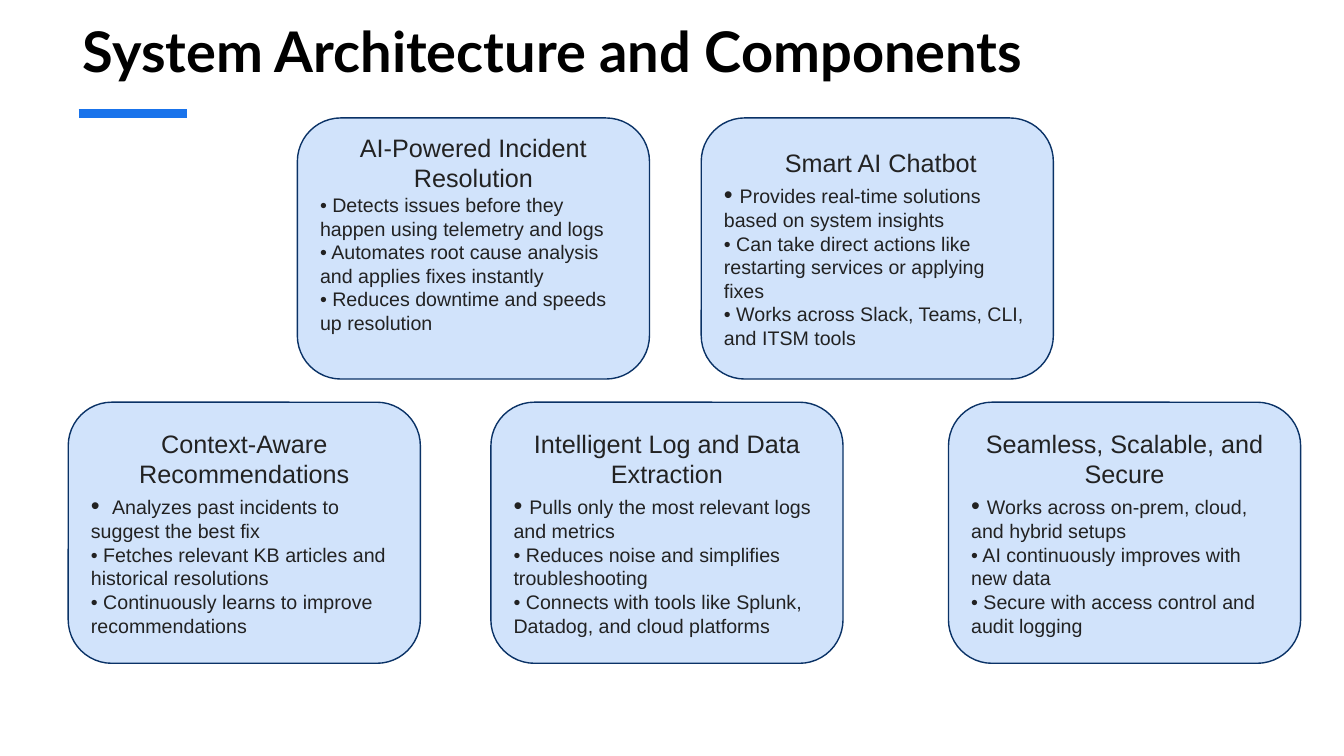
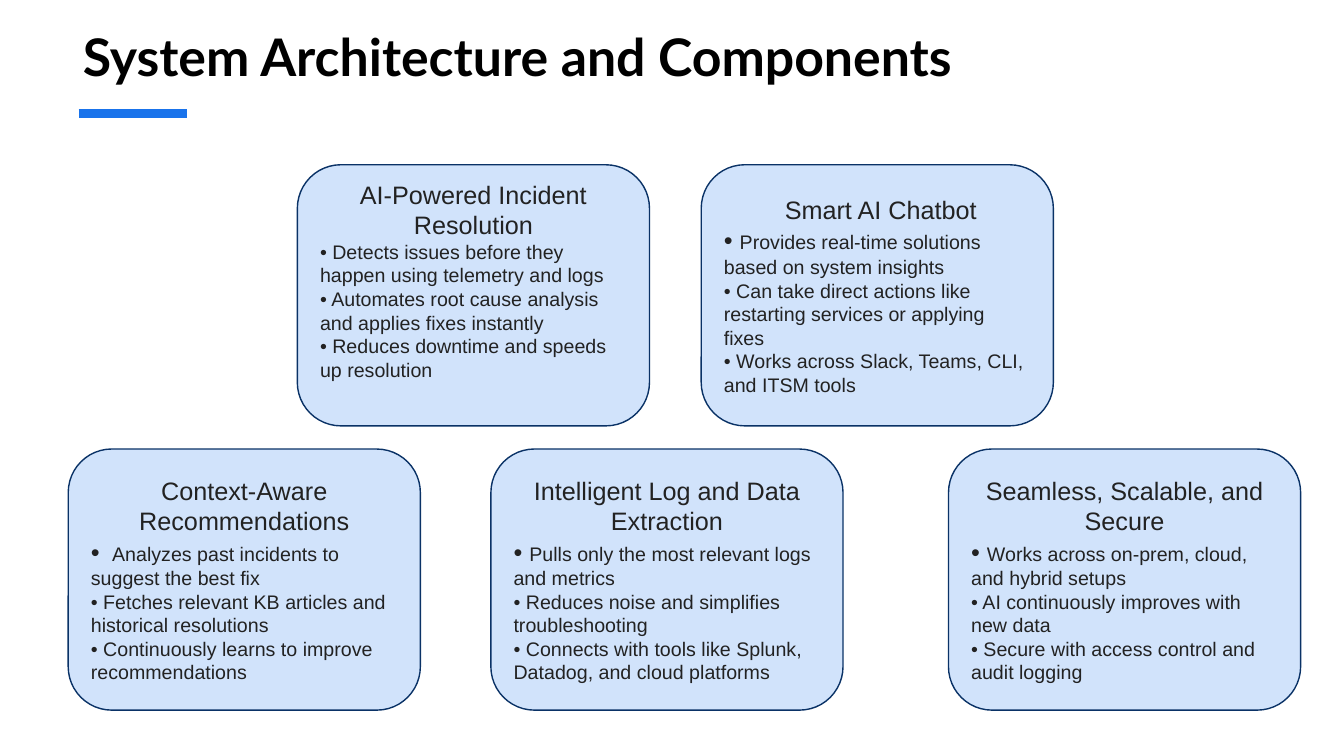
Before and after one commit to ewfx/gaipl-genai-tects, a slide deck: slide 6 of artifacts/arch/GenAITects - Architecture of GenAI IPE.pptx. Drawn at 1344x756 pixels with LibreOffice and Linux fonts; fonts in the diff are those of the drawing. Boxes give left, top, right and bottom in pixels: in the first picture for what was removed or moved away, otherwise in the second. Text is boxed around its words. In the diff, an @@ line names an element or a change of style, - is before the commit and + after.

```diff
--- a/artifacts/arch/GenAITects - Architecture of GenAI IPE.pptx
+++ b/artifacts/arch/GenAITects - Architecture of GenAI IPE.pptx
@@ title "System Architecture and Components": place and size @@
-title "System Architecture and Components" at (83,30,1022,82)
+title "System Architecture and Components" at (83,37,951,85)
@@ title "System Architecture and Components" at (83,37,951,85): size 40 to 37 pt @@
@@ 5 rounded rectangles: place and size @@
-5 rounded rectangles at (69,118,1301,663)
+5 rounded rectangles at (69,164,1301,710)
```
Also in this commit, not shown: 6 other slides changed.
